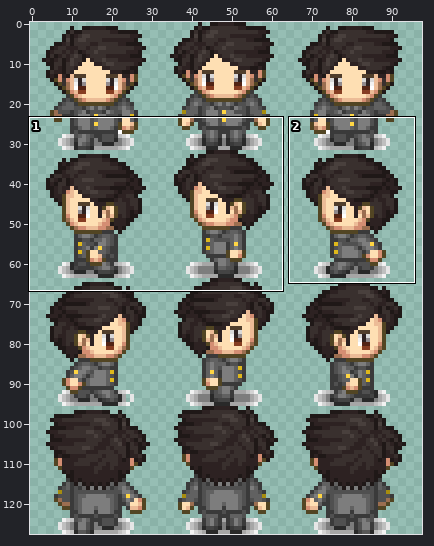
File history of a sprite sheet, EscapeGame/EscapeGame/hero.png. Above: a wide view before the commit, with the close-up outlined.
Close-up. The starting point:
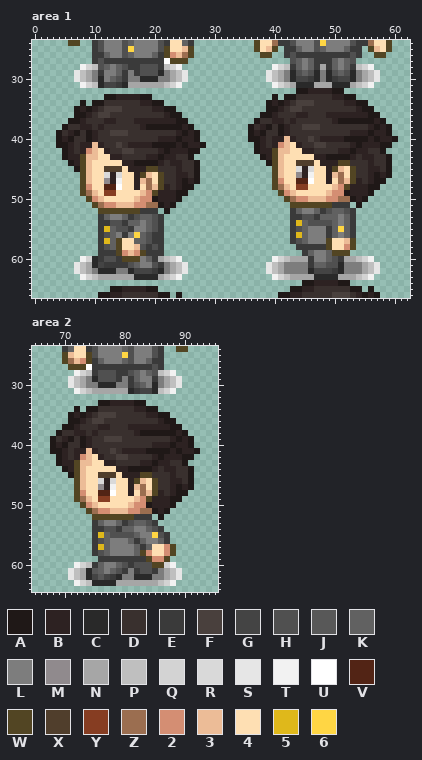
The file is 128x128 pixels. Pixels under 10% opacity are left out. Colours within 5 levels of each other are drawn and written as one. Shown: area 1: x 0..62, y 24..66; area 2: x 65..95, y 24..64. The wide view leaves out empty margins. The commit also changed other parts of the picture, which this record leaves out.
Palette (. is transparent): A #1f1817  B #2d2222  C #292929  D #39302e  E #3a3a3a  F #49403d  G #444444  H #505050  J #585858  K #616161  L #7d7d7d  M #908a8d  N #a6a6a6  P #bfbfbf  Q #d3d3d3  R #d9d9d9  S #e6e6e6  T #f2f2f2  U #ffffff  V #522415  W #524523  X #503e2c  Y #863d22  Z #9b6e50  2 #d48e73  3 #ecbc97  4 #fedfb3  5 #dfb81b  6 #ffd644
After:
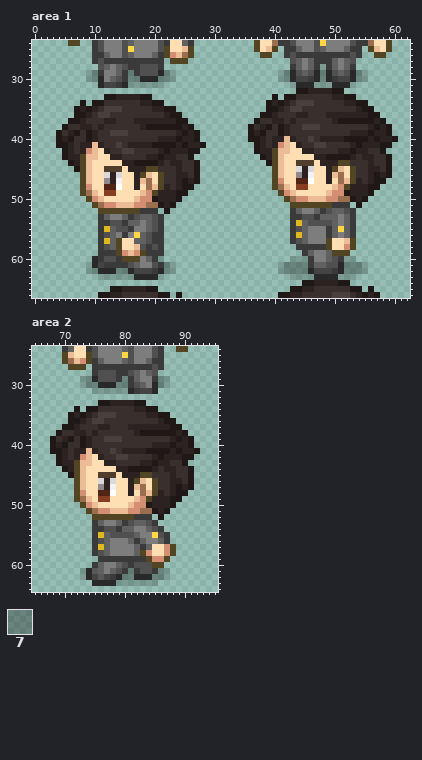
Colours new in this view: 7 #0000004e
Difference:
colour N: #a6a6a6 -> #0000002d
Area 1:
y 27: x 22 U -> .
y 28: x 8..10 TQP -> ...; x 22..24 PQT -> ...; x 40..42 TQP -> ...; x 54..56 PQT -> ...
y 29: x 7..8 SP -> ..; x 10 L -> 7; x 16 L -> 7; x 22 L -> 7; x 24..25 PS -> ..; x 39..40 SP -> ..; x 42 L -> 7; x 48 L -> 7; x 54 L -> 7; x 56..57 PS -> ..
y 30: x 7..8 SP -> ..; x 10 L -> 7; x 16..17 LL -> 77; x 21..22 LL -> 77; x 24..25 PS -> ..; x 39..40 SP -> ..; x 42 L -> 7; x 48 L -> 7; x 54 L -> 7; x 56..57 PS -> ..
y 31: x 8..10 TQP -> ...; x 22..24 PQT -> ...; x 40..42 TQP -> ...; x 54..56 PQT -> ...
y 60: x 8..9 TQ -> ..; x 22..24 PQT -> ...; x 40..42 TQP -> ...; x 54..56 PQT -> ...
y 61: x 7..8 SP -> ..; x 22 L -> 7; x 24..25 PS -> ..; x 39..40 SP -> ..; x 42..45 LLLL -> 7777; x 52..54 LLL -> 777; x 56..57 PS -> ..
y 62: x 7..8 SP -> ..; x 10 L -> 7; x 14..15 LL -> 77; x 22 L -> 7; x 24..25 PS -> ..; x 39..40 SP -> ..; x 42..45 LLLL -> 7777; x 52..54 LLL -> 777; x 56..57 PS -> ..
y 63: x 8..10 TQP -> ...; x 22..24 PQT -> ...; x 40..42 TQP -> ...; x 54..56 PQT -> ...
Area 2:
y 27: x 74 U -> .
y 28: x 72..74 TQP -> ...; x 86..88 PQT -> ...
y 29: x 71..72 SP -> ..; x 74 L -> 7; x 80 L -> 7; x 86 L -> 7; x 88..89 PS -> ..
y 30: x 71..72 SP -> ..; x 74..75 LL -> 77; x 79..80 LL -> 77; x 86 L -> 7; x 88..89 PS -> ..
y 31: x 72..74 TQP -> ...; x 86..88 PQT -> ...
y 60: x 72..74 TQP -> ...; x 87..88 QT -> ..
y 61: x 71..72 SP -> ..; x 81 L -> 7; x 86 L -> 7; x 88..89 PS -> ..
y 62: x 71..72 SP -> ..; x 80..81 LL -> 77; x 85..86 LL -> 77; x 88..89 PS -> ..
y 63: x 72..74 TQP -> ...; x 86..88 PQT -> ...
